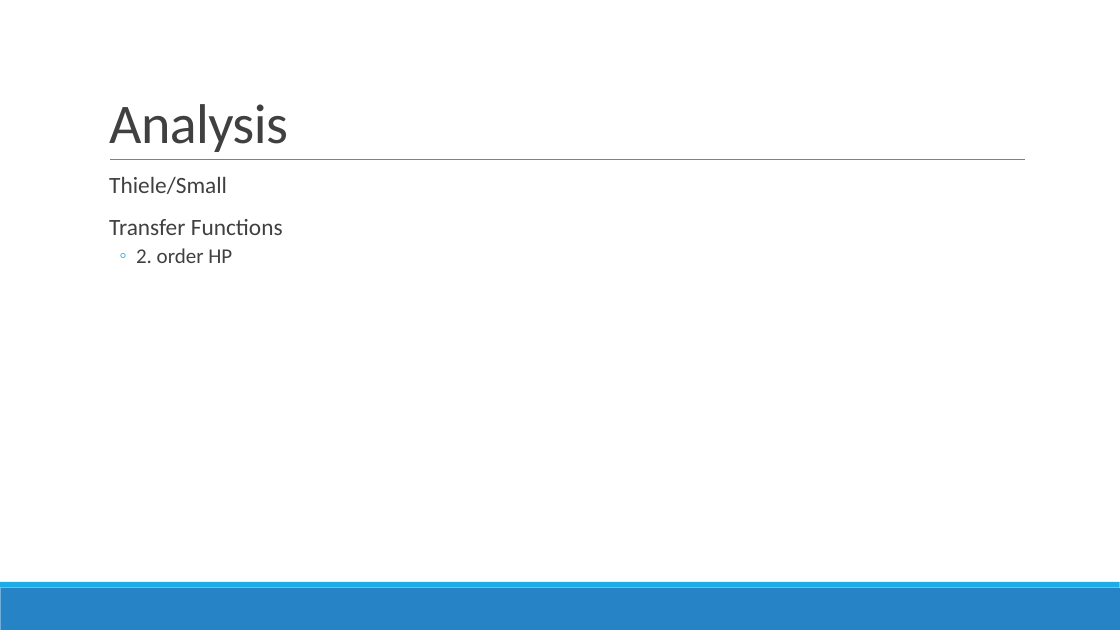
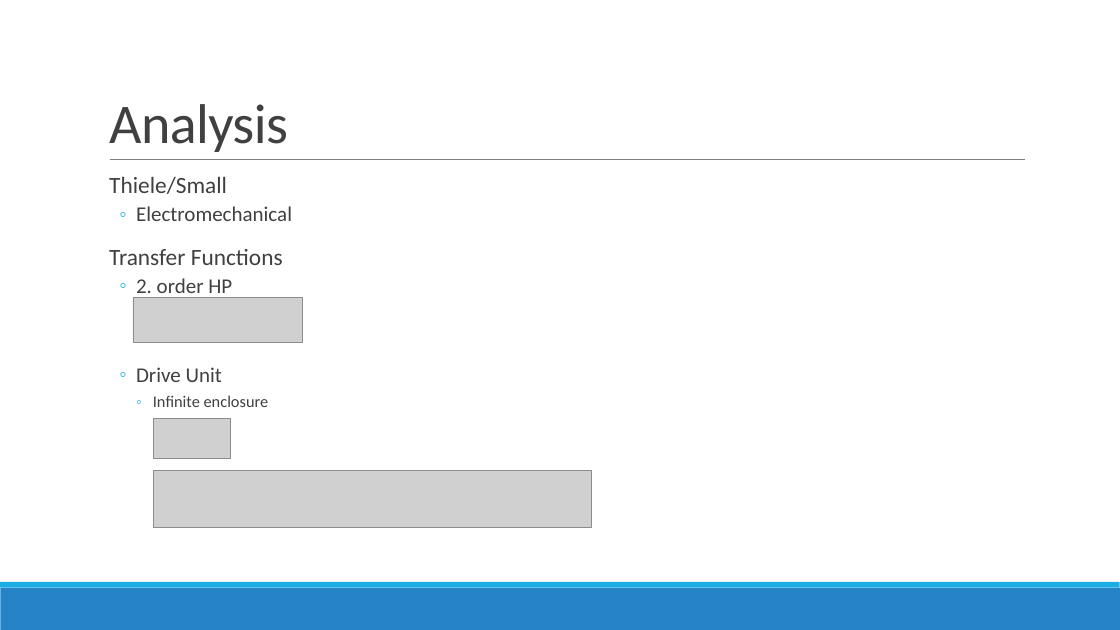
Before and after one commit to lsangild/ETLYAK, a slide deck: slide 3 of Speaker Modelling.pptx. Drawn at 1120x630 pixels with LibreOffice and Linux fonts; fonts in the diff are those of the drawing; grey boxes stand for pictures. Boxes give left, top, right and bottom in pixels: in the first picture for what was removed or moved away, otherwise in the second. Text is boxed around its words. In the diff, an @@ line names an element or a change of style, - is before the commit and + after.

Commit message:
Presentation

```diff
--- a/Speaker Modelling.pptx
+++ b/Speaker Modelling.pptx
@@ text at [136, 206, 292, 221]: paragraph added @@
+  ◦ Electromechanical
@@ picture added at [133, 297, 302, 343] @@
@@ text at [136, 367, 269, 407]: paragraphs added @@
+  ◦ Drive Unit
+    ◦ Infinite enclosure
@@ picture added at [153, 419, 230, 459] @@
@@ picture added at [153, 471, 592, 528] @@
```
Also in this commit, not shown: 1 other slide changed.
